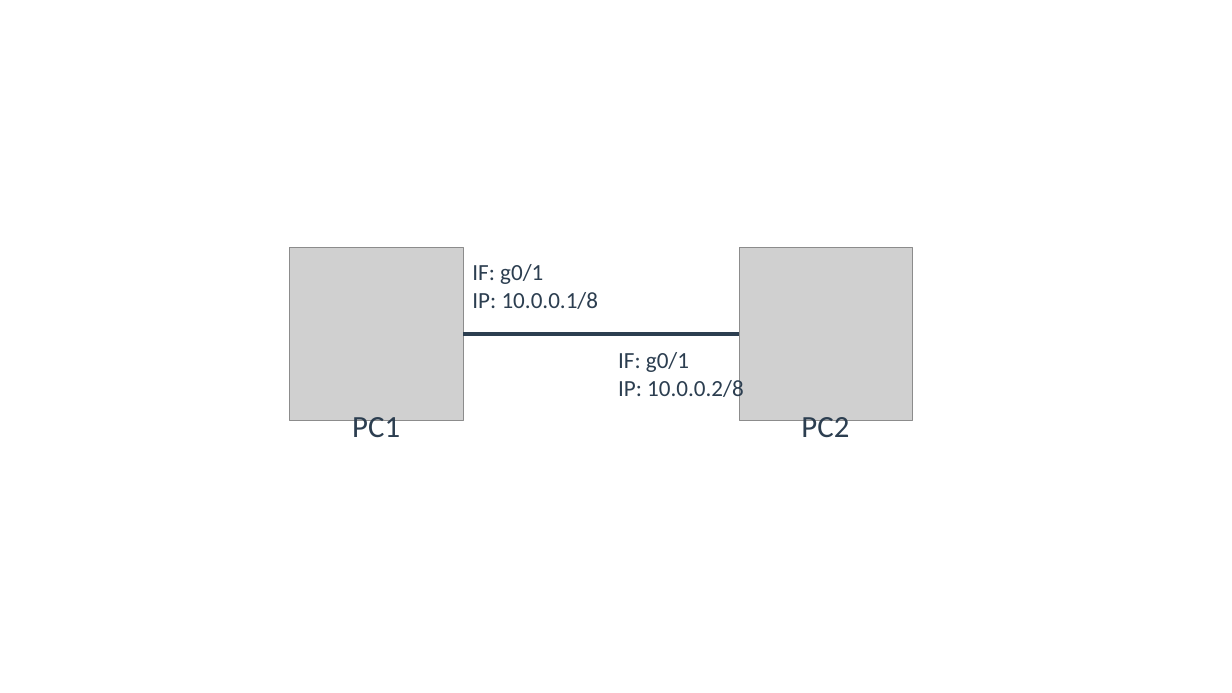
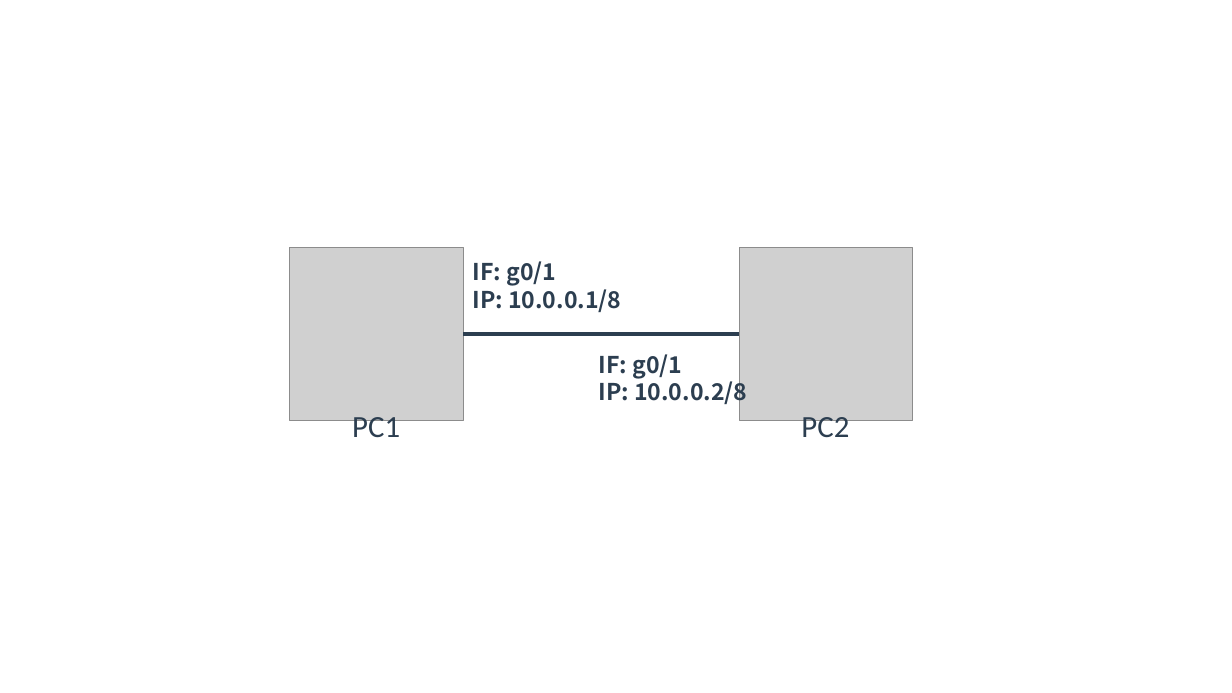
Before and after one commit to yuichi110/www.yuichi.com-network, a slide deck: slide 3 of slides/0020.pptx. Drawn at 1232x693 pixels with LibreOffice and Linux fonts; fonts in the diff are those of the drawing; grey boxes stand for pictures. Boxes give left, top, right and bottom in pixels: in the first picture for what was removed or moved away, otherwise in the second. Text is boxed around its words. In the diff, an @@ line names an element or a change of style, - is before the commit and + after.

```diff
--- a/slides/0020.pptx
+++ b/slides/0020.pptx
@@ text "IF: g0/1" at box(472, 261, 621, 312): font Calibri to Noto Sans CJK JP, bold on @@
@@ text "IF: g0/1" at box(599, 354, 747, 406): font Calibri to Noto Sans CJK JP, bold on @@
@@ text "IF: g0/1": place and size @@
-text "IF: g0/1" at box(618, 352, 744, 403)
+text "IF: g0/1" at box(599, 354, 747, 406)
```
Also in this commit, not shown: 2 other slides changed, 27 other files.
